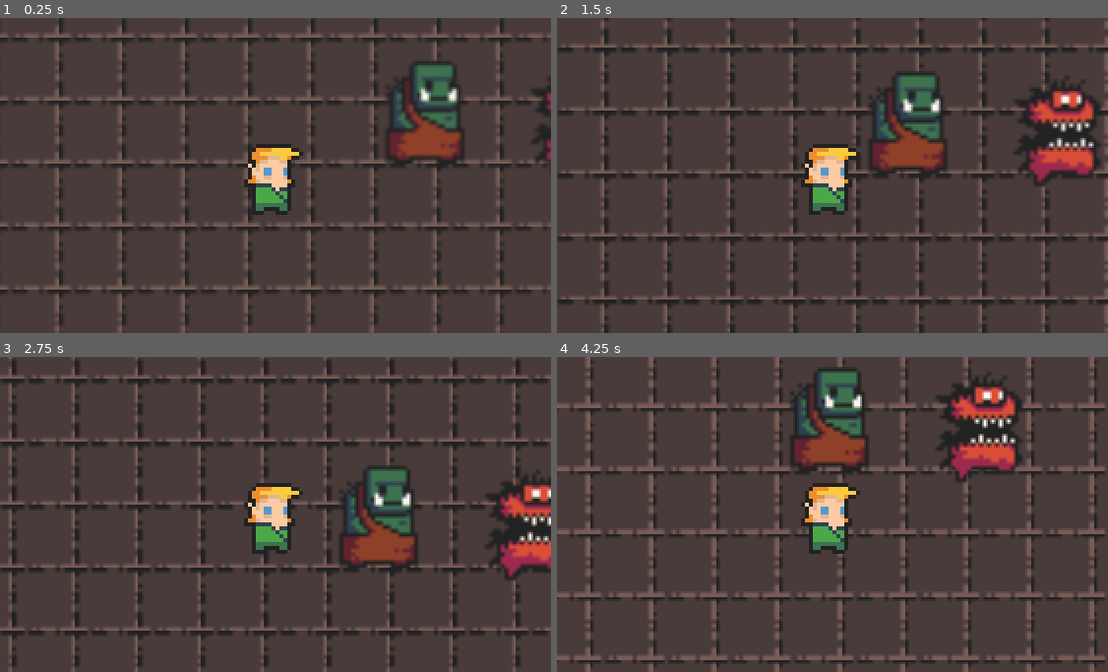
Above: before the commit, frames 1-4 (two rows, left to right).
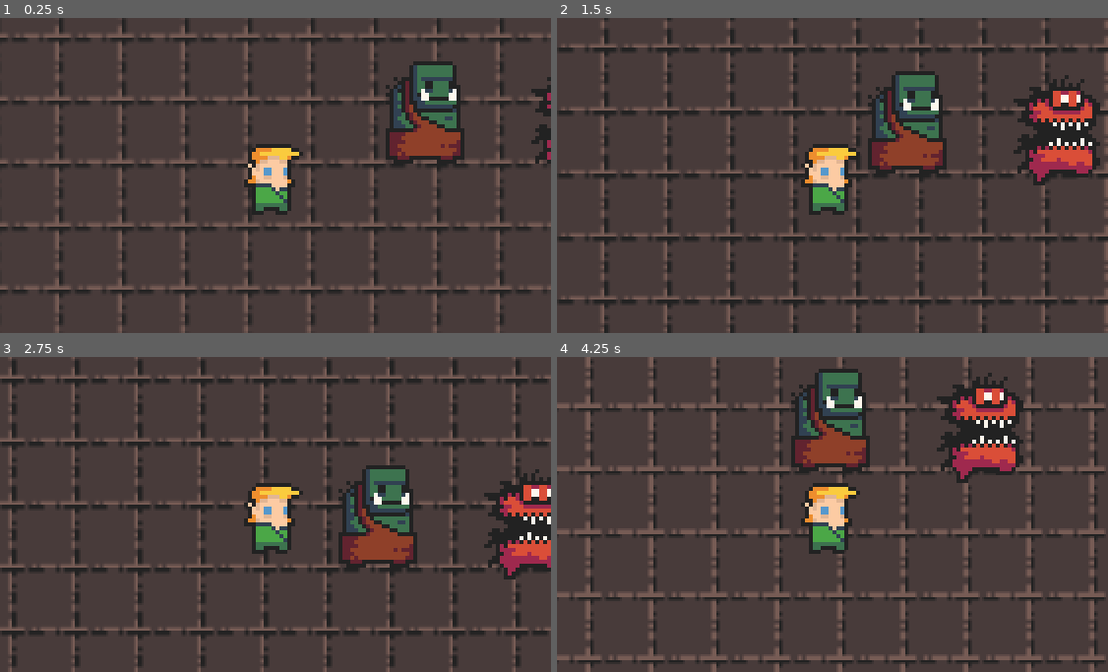
Above: after the commit, the same moments.

Repository: uprm-inso4115-2024-2025-s2/semester-project-dungeon-crawler
Game: Godot game, scene res://world.tscn
Two runs of this game, one before a commit and one after it. Both use one fixed random seed, a clock stepped at 60 frames per second and the inputs below.
Inputs (mouse positions are in pixels of both pictures, inside the frame that each line leads up to):
- Up to frame 1 (0.25 s): no input
- Up to frame 2 (1.5 s): tap Enter at 0.5 s; move the mouse to (953, 159) at 0.52 s; press the mouse at (953, 159) at 0.53 s; move the mouse to (722, 191) at 1.27 s; release the mouse at (722, 191) at 1.28 s; click (722, 191) at 1.35 s
- Up to frame 3 (2.75 s): move the mouse to (330, 445) at 2.02 s; press the mouse at (330, 445) at 2.03 s
- Up to frame 4 (4.25 s): tap Space at 2.75 s; move the mouse to (804, 577) at 2.77 s; release the mouse at (804, 577) at 2.78 s; click (804, 577) at 2.85 s; tap Enter at 3.5 s; move the mouse to (997, 561) at 3.52 s; press the mouse at (997, 561) at 3.53 s

The runs differ from the first frame. In frame 1, 0.6% of the frame differs, in the area x 70-100%, y 15-47%; in frame 2, 2.0%; in frame 3, 1.7%; in frame 4, 2.1%, in the area x 42-85%, y 3-40%.

Commit message:
Adjusted textures for ally and enemie

Diff:
--- a/world.tscn
+++ b/world.tscn
@@ -18,9 +18,13 @@
 tile_set = ExtResource("2_msi75")
 
 [node name="BiggieChungus" parent="." instance=ExtResource("2_qrjl8")]
+texture_filter = 1
+texture_repeat = 1
 position = Vector2(173, 62)
 
 [node name="Demon" parent="." instance=ExtResource("3_be4mt")]
+texture_filter = 1
+texture_repeat = 1
 position = Vector2(212, 67)
 
 [node name="Player" parent="." instance=ExtResource("1_3m66n")]
